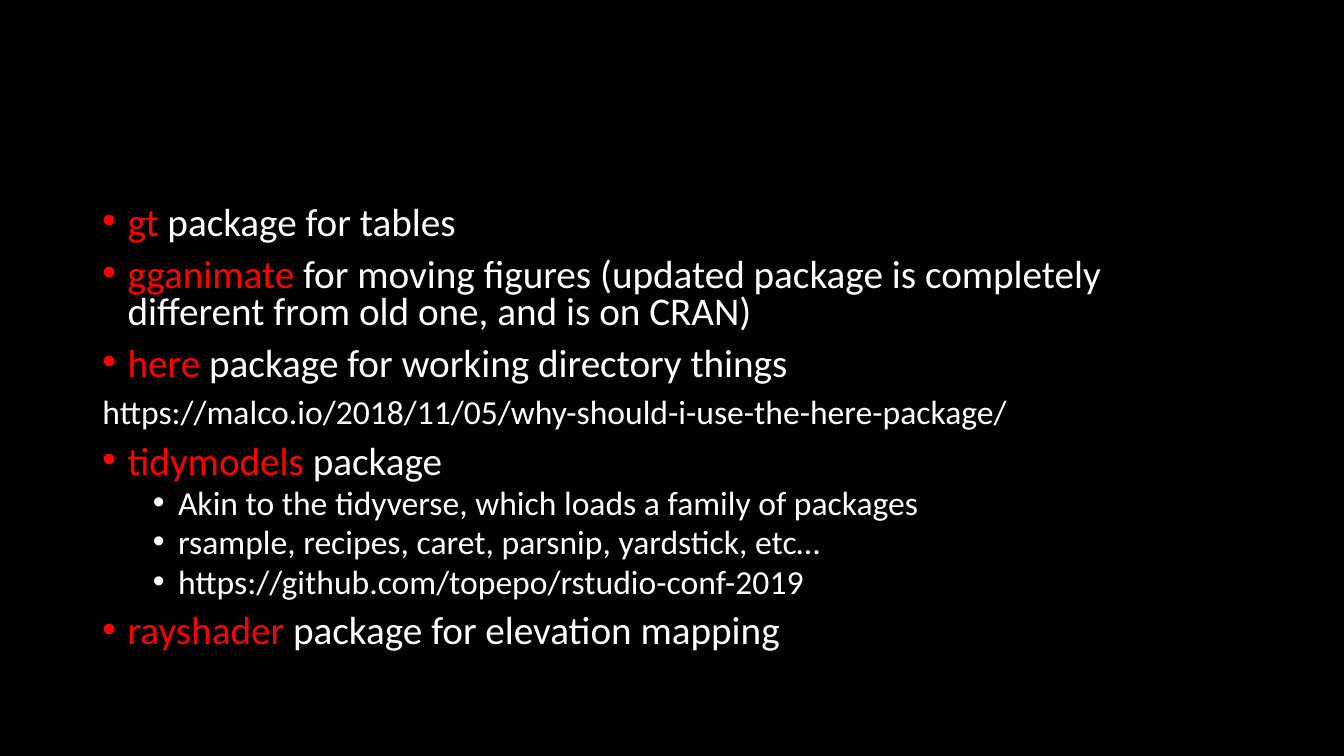
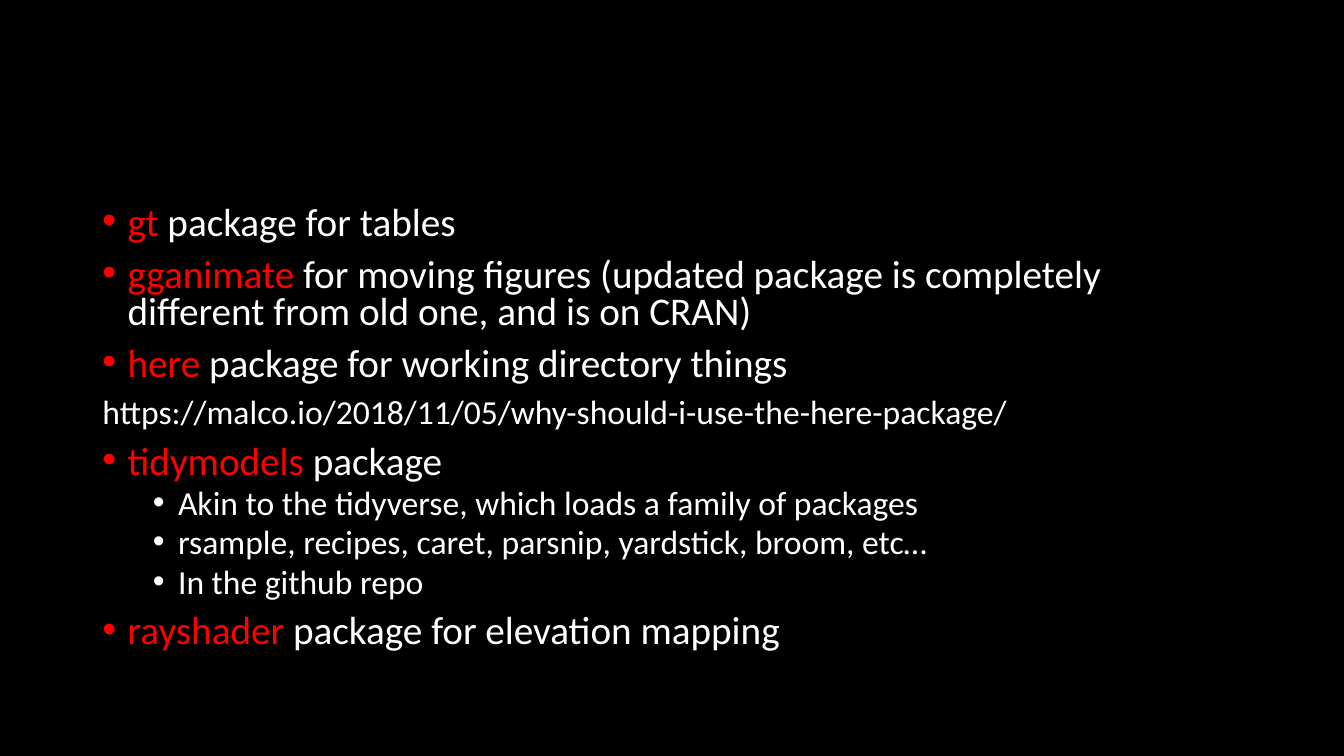
Before and after one commit to Rgronomists/2019Spring_M01_RStudioConf, a slide deck: slide 9 of presentation.pptx (slide 5 before the commit). Drawn at 1344x756 pixels with LibreOffice and Linux fonts; fonts in the diff are those of the drawing. Boxes give left, top, right and bottom in pixels: in the first picture for what was removed or moved away, otherwise in the second. Text is boxed around its words. In the diff, an @@ line names an element or a change of style, - is before the commit and + after.

```diff
--- a/presentation.pptx
+++ b/presentation.pptx
@@ text at bbox=[178, 530, 927, 600]: text changed @@
-  • rsample, recipes, caret, parsnip, yardstick, etc…
-  • https://github.com/topepo/rstudio-conf-2019
+  • rsample, recipes, caret, parsnip, yardstick, broom, etc…
+  • In the github repo
```
Also in this commit, not shown: 13 slides added, 2 slides removed.
